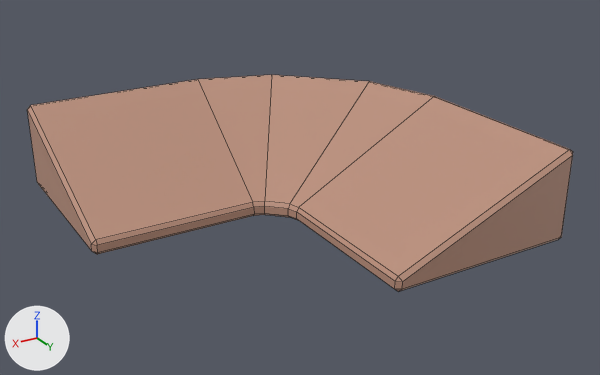
Renders of the FBX model SnailBoarder/Assets/Models/Models_v02/mesh_lilCurvedRampMod.fbx from each side of a commit.
One viewpoint serves both versions: a 50 mm camera at (0.0471, 0.2213, 0.0909) aimed at (-0.0535, 0.0536, 0.0071). The lights are fixed; the arrows at lower left show +X, +Y and +Z. Mesh edges are drawn as thin lines. Where no turn or scale is listed for an object, it has been applied to the vertices.

Before the edit, the objects in view are built like this:
```python
me_mesh = bpy.data.meshes.new('Mesh')
me_mesh.from_pydata(...)  # 56 vertices, 58 faces; spans x -0.1..0.0, y 0.0..0.1, z 0.0..0.0233
me_mesh.materials.append(mat_testmat2)  # beige #bc907c
ob_mesh_lilcurvedrampmod = bpy.data.objects.new('mesh_lilCurvedRampMod', me_mesh)
ob_mesh_lilcurvedrampmod.location = (0.0, 0.0, 0.0)
```
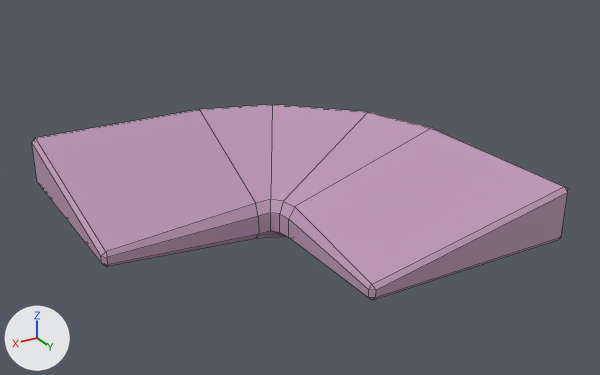
What differs and where, as boxes (x1, y1, x2, y2) in the pictures (600 x 375 px):
'mesh_lilCurvedRampMod', recoloured, reshaped (10% shorter)
    before: (27, 75, 573, 292)
    after: (32, 104, 568, 300)

The change, as a list of edits to the scene's bpy script:
```text
Add mat_t_rampsnrails:
    mat_t_rampsnrails = principled_material('T_RampsNRails')
    mat_t_rampsnrails.base_color = (0.5, 0.307, 0.47)  # pink #bc96b6
Change me_mesh:
    used by ob_mesh_lilcurvedrampmod; location = (0.0, 0.0, 0.0)
    remove me_mesh.from_pydata(...)  # 56 vertices, 58 faces; spans x -0.1..0.0, y 0.0..0.1, z 0.0..0.0233
    remove me_mesh.materials.append(mat_testmat2)  # beige #bc907c
    add me_mesh.from_pydata(...)  # 56 vertices, 58 faces; spans x -0.1..0.0, y 0.0..0.1, z -0.0031..0.014
    me_mesh part 1: 42 of 56 vertices moved; they spanned x -0.1..0.0, y 0.0..0.1, z 0.0..0.0233 and now span x -0.1..0.0, y 0.0..0.1, z -0.0031..0.014; mean shift (0.0022, 0.003, -0.0031); largest move (-0.0498, 0.0011, 0.0233) -> (-0.0498, 0.0011, 0.014)
    add me_mesh.materials.append(mat_t_rampsnrails)  # pink #bc96b6
```
